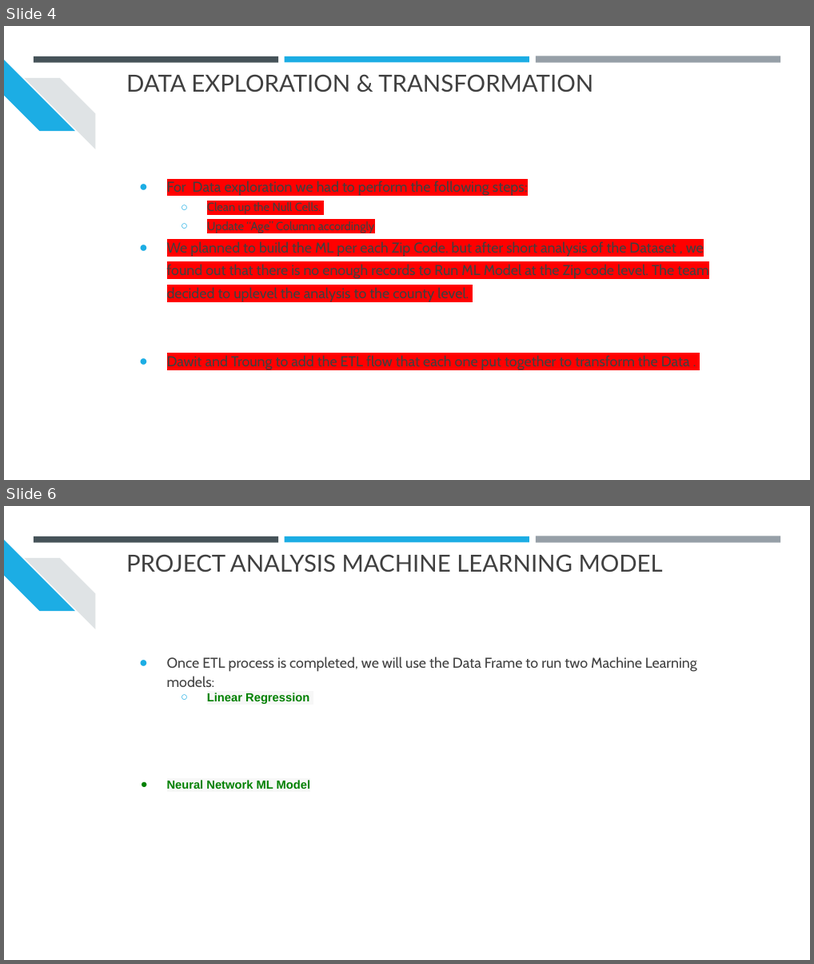
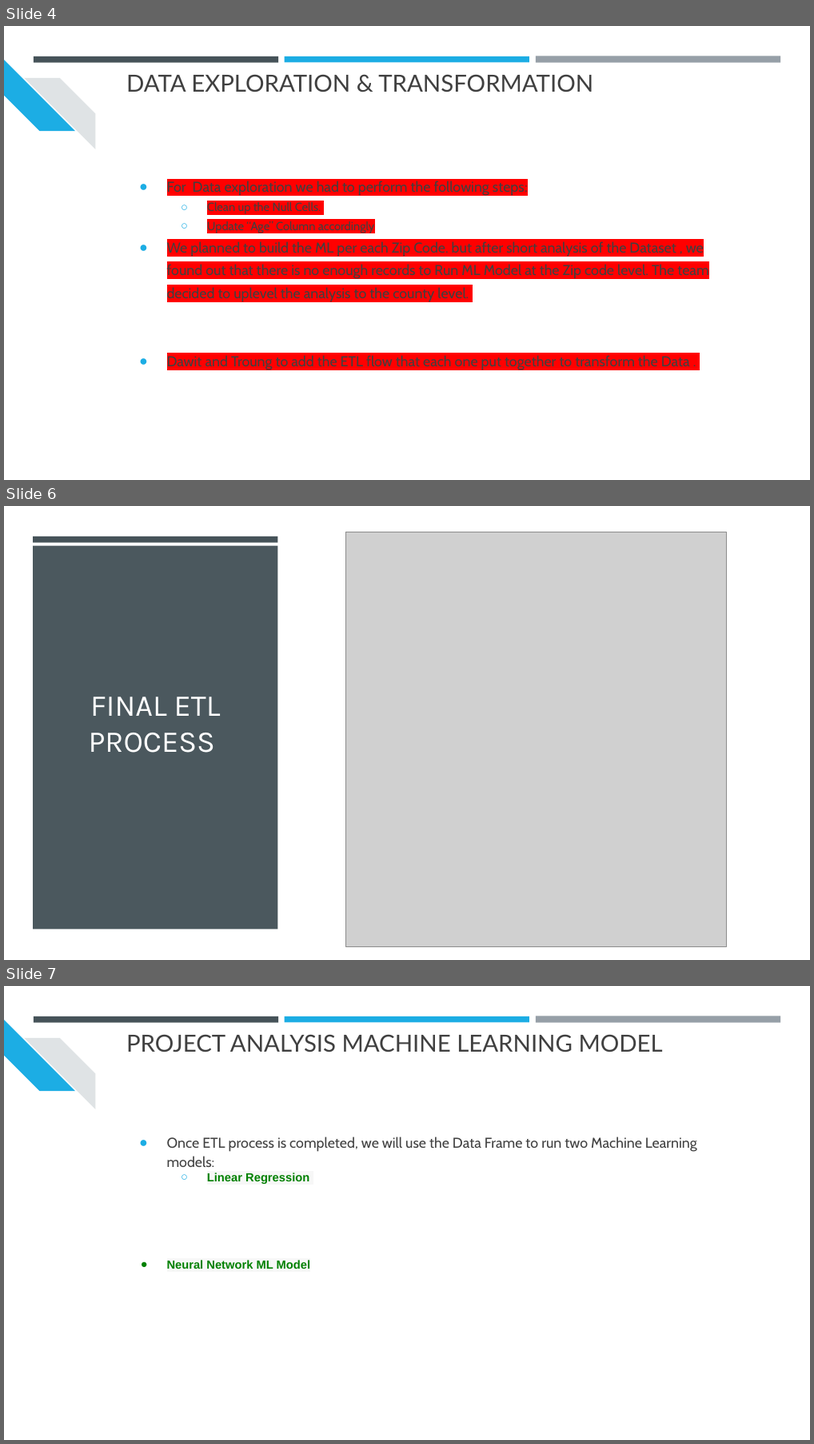
Before and after one commit to srthirum1/Final_Group_Project, a slide deck: CA Housing Prices Analysis.pptx. Shown one above the other, each under a label of ours: slides 4 and 6 before the commit, slides 4, 6 and 7 after it; the slides between them are not shown. The pictures are 814x964 and 814x1444 pixels, drawn with LibreOffice and Linux fonts; fonts in the diff are those of the drawing; grey boxes stand for pictures. Boxes give left, top, right and bottom in pixels: in the first picture for what was removed or moved away, otherwise in the second. Text is boxed around its words. In the diff, an @@ line names an element or a change of style, - is before the commit and + after.

Commit message:
adding ETL process

```diff
--- a/CA Housing Prices Analysis.pptx
+++ b/CA Housing Prices Analysis.pptx
@@ slide 6 added at [4,506,810,960], background #FFFFFF; not listed: 1 template element that a slide beside it also shows @@
@@ rectangle added at [4,506,810,960], fill #FFFFFF @@
@@ rectangle added at [33,546,278,929], fill #465359 at 97% opacity @@
@@ rectangle added at [33,536,278,542], fill #465359 @@
@@ picture added at [346,532,727,947] @@
@@ title added at [89,696,221,752], 36 pt, text #FFFFFF @@
+FINAL ETL PROCESS
@@ what was slide 6 is now slide 7 @@
```
Also in this commit, not shown: 1 other slide added, 1 slide removed.
